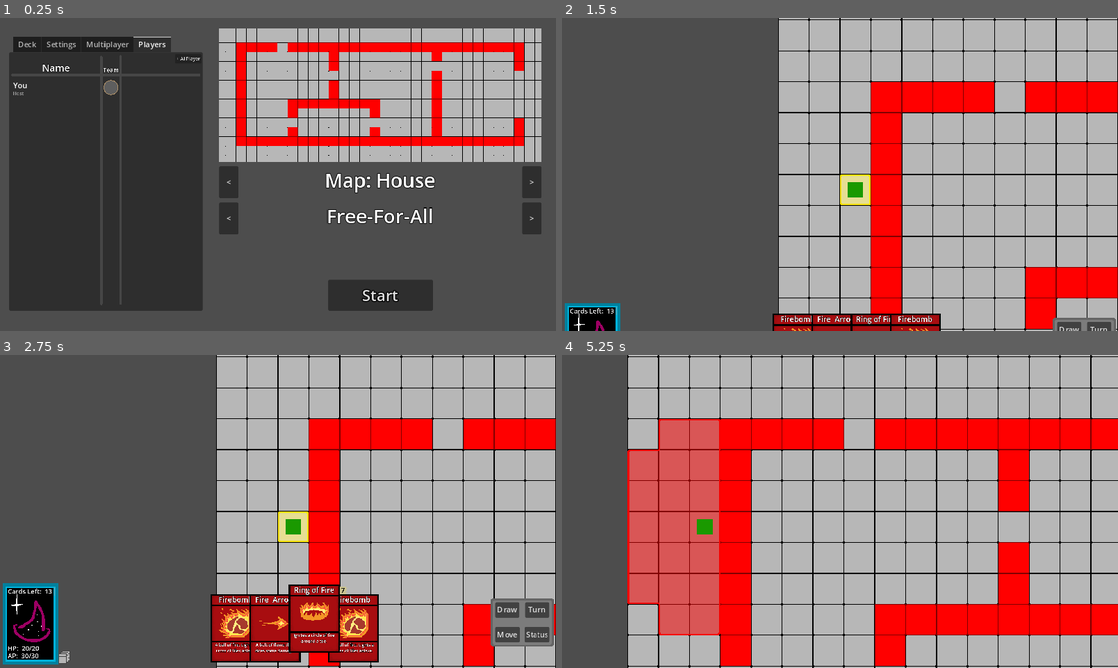
Above: before the commit, frames 1-4 (two rows, left to right).
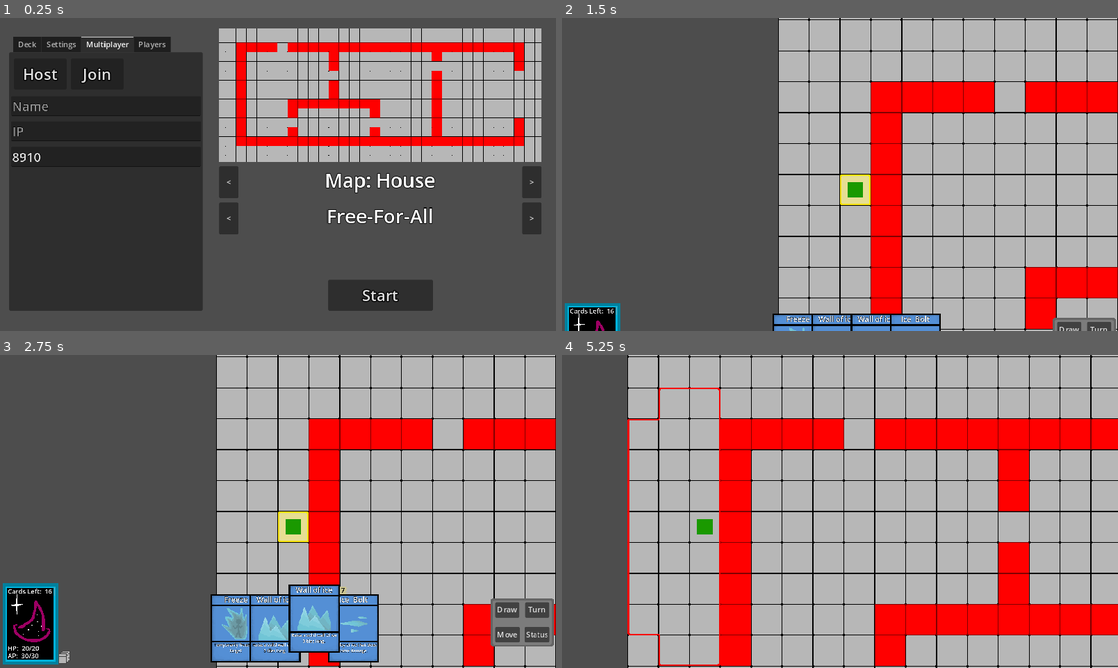
Above: after the commit, the same moments.

Repository: Ratatatang/Motes
Game: Godot game, scene res://Scenes/MainMenu/HostGameScreen.tscn
The game is run twice, just before and just after one commit, with the same random seed, the same clock (stepped at 60 frames per second) and the same inputs.
Inputs (mouse positions are in pixels of both pictures, inside the frame that each line leads up to):
- Up to frame 1 (0.25 s): no input
- Up to frame 2 (1.5 s): click "Start" at 0.5 s; drag from (851, 249) to (895, 105) at 1.27 s
- Up to frame 3 (2.75 s): tap Enter at 2 s; drag from (166, 527) to (289, 646) at 2.02 s
- Up to frame 4 (5.25 s): move the mouse to (895, 442) at 2.77 s; hold D (right) 2.78-3.5 s; hold R (rotate) 2.78-3.5 s; drag from (812, 574) to (673, 464) at 3.52 s; click (795, 630) at 4.25 s, where only the run before the commit has a clickable "[center]Firebomb[/center]"; tap Space (space) at 5 s; move the mouse to (1006, 558) at 5.02 s; press the mouse at (1006, 558) at 5.03 s; hold A (left) from 5.03 s (still down)

The runs differ from the first frame. In frame 1, 1.4% of the frame differs, in the area x 2-36%, y 6-48%; in frame 2, 1.3%; in frame 3, 5.8%; in frame 4, 10%, in the area x 11-29%, y 10-100%.

Commit message:
added Ice Wall & Ice Cards

Diff:
--- /dev/null
+++ b/Scenes/Combat/Board/Tiles/Effects/IceWall.tscn
@@ -0,0 +1,29 @@
+[gd_scene load_steps=4 format=3 uid="uid://crffnx11uaire"]
+
+[ext_resource type="Script" path="res://Scripts/Combat/TileEffects/IceWall.gd" id="1_kn32o"]
+[ext_resource type="Texture2D" uid="uid://cfvhisgn8wmx3" path="res://Assets/Board/FX/iceWall.png" id="2_l8et4"]
+
+[sub_resource type="SceneReplicationConfig" id="SceneReplicationConfig_m2mdx"]
+properties/0/path = NodePath(".:position")
+properties/0/spawn = true
+properties/0/replication_mode = 2
+properties/1/path = NodePath(".:duration")
+properties/1/spawn = false
+properties/1/replication_mode = 2
+properties/2/path = NodePath(".:health")
+properties/2/spawn = true
+properties/2/replication_mode = 2
+
+[node name="iceWall" type="Node2D"]
+script = ExtResource("1_kn32o")
+duration = null
+bias = null
+curHP = null
+maxHP = null
+
+[node name="iceWall" type="Sprite2D" parent="."]
+scale = Vector2(2, 2)
+texture = ExtResource("2_l8et4")
+
+[node name="MultiplayerSynchronizer" type="MultiplayerSynchronizer" parent="."]
+replication_config = SubResource("SceneReplicationConfig_m2mdx")
--- a/Scenes/MainMenu/HostGameScreen.tscn
+++ b/Scenes/MainMenu/HostGameScreen.tscn
@@ -25,7 +25,7 @@
 offset_top = -285.0
 offset_right = -156.0
 offset_bottom = 282.0
-current_tab = 3
+current_tab = 2
 
 [node name="Deck" type="TabBar" parent="SettingsTabs/TabContainer"]
 visible = false
@@ -60,7 +60,6 @@
 theme_override_font_sizes/font_size = 32
 
 [node name="Multiplayer" type="TabBar" parent="SettingsTabs/TabContainer"]
-visible = false
 layout_mode = 2
 theme_override_colors/font_outline_color = Color(0, 0, 0, 1)
 theme_override_constants/outline_size = 8
@@ -130,7 +129,32 @@
 text = "8910"
 placeholder_text = "Port"
 
+[node name="MaxPlayers" type="SpinBox" parent="SettingsTabs/TabContainer/Multiplayer"]
+visible = false
+layout_mode = 0
+offset_left = 23.0
+offset_top = 269.0
+offset_right = 106.063
+offset_bottom = 300.0
+min_value = 2.0
+max_value = 10.0
+value = 2.0
+
+[node name="MaxPlayerLabel" type="RichTextLabel" parent="SettingsTabs/TabContainer/Multiplayer"]
+visible = false
+layout_mode = 0
+offset_left = 11.0
+offset_top = 244.0
+offset_right = 245.0
+offset_bottom = 301.0
+scale = Vector2(0.4, 0.4)
+theme_override_colors/font_outline_color = Color(0, 0, 0, 1)
+theme_override_constants/outline_size = 5
+theme_override_font_sizes/normal_font_size = 40
+text = "Max Players"
+
 [node name="Players" type="TabBar" parent="SettingsTabs/TabContainer"]
+visible = false
 layout_mode = 2
 theme_override_colors/font_outline_color = Color(0, 0, 0, 1)
 theme_override_constants/outline_size = 8
--- a/Scripts/Cards/CardData/CardClass.gd
+++ b/Scripts/Cards/CardData/CardClass.gd
@@ -20,19 +20,19 @@
 
 var color : String
 
-var tileEffect = func (_tile: Vector2i, _entity: Entity, _selfEntity: Entity, currentRotation : int):
+var tileEffect = func (_tile: Vector2i, _entity: Entity, _selfEntity: Entity, currentRotation : int, _tileEffect : Array):
 	pass
 
-var enemyEffect = func (_tile: Vector2i, _entity: Entity, _selfEntity: Entity, currentRotation : int):
+var enemyEffect = func (_tile: Vector2i, _entity: Entity, _selfEntity: Entity, currentRotation : int, _tileEffect : Array):
 	pass
 
-var selfEffect = func (_tile: Vector2i, _entity: Entity, _selfEntity: Entity, currentRotation : int):
+var selfEffect = func (_tile: Vector2i, _entity: Entity, _selfEntity: Entity, currentRotation : int, _tileEffect : Array):
 	pass
 
-var allyEffect = func (_tile: Vector2i, _entity: Entity, _selfEntity: Entity, currentRotation : int):
+var allyEffect = func (_tile: Vector2i, _entity: Entity, _selfEntity: Entity, currentRotation : int, _tileEffect : Array):
 	pass
 
-var tileEffectEffect = func (_tile: Vector2i, _entity: Entity, _selfEntity: Entity, currentRotation : int):
+var tileDataEffect = func (_tile: Vector2i, _entity: Entity, _selfEntity: Entity, currentRotation : int, _tileEffect : Array):
 	pass
 
 func getElement() -> String:
--- a/Scripts/Cards/CardData/CardDirectory.json
+++ b/Scripts/Cards/CardData/CardDirectory.json
@@ -7,4 +7,8 @@
 	"Cauterize": "res://Scripts/Cards/CardData/Fire/Cauterize.gd",
 
 	"Freeze": "res://Scripts/Cards/CardData/Water/Freeze.gd",
+	"IceBolt": "res://Scripts/Cards/CardData/Water/IceBolt.gd",
+	"IcePillar": "res://Scripts/Cards/CardData/Water/IcePillar.gd",
+	"IceLance": "res://Scripts/Cards/CardData/Water/IceLance.gd",
+	"IceWall": "res://Scripts/Cards/CardData/Water/IceWall.gd",
 }
--- a/Scripts/Cards/CardData/Fire/Cauterize.gd
+++ b/Scripts/Cards/CardData/Fire/Cauterize.gd
@@ -12,7 +12,7 @@
 
 	AITags = ["Damage"]
 
-	enemyEffect = func (_tile: Vector2i, _entity: Entity, _selfEntity: Entity, currentRotation : int):
+	enemyEffect = func (_tile: Vector2i, _entity: Entity, _selfEntity: Entity, currentRotation : int, _tileEffect : Array):
 		if(_entity.curHP > _entity.maxHP/2):
 			_entity.damage(5, "Fire")
 		elif(_entity.curHP <= _entity.maxHP/2):
--- a/Scripts/Cards/CardData/Fire/FireArrow.gd
+++ b/Scripts/Cards/CardData/Fire/FireArrow.gd
@@ -4,16 +4,21 @@
 	super()
 	displayName = "Fire  Arrow"
 	name = "FireArrow"
-	description = "A bolt of flame that does some damage."
-	expandedDescription = "A bolt of flame.[/center]\n\n[center]Does 5 Fire damage to an enemy."
+	description = "An arrow of flame that does some damage."
+	expandedDescription = "An arrow of flame.[/center]\n\n[center]Does 5 Fire damage to an enemy."
 	castChance = 100
 	cost = 3
-	range = 3
+	range = 4
 
 	AITags = ["Damage"]
 
-	enemyEffect = func (_tile: Vector2i, _entity: Entity, _selfEntity: Entity, currentRotation : int):
+	enemyEffect = func (_tile: Vector2i, _entity: Entity, _selfEntity: Entity, currentRotation : int, _tileEffect : Array):
 		_entity.damage(5, "Fire")
 
-	targeting = [enemyEffect]
-	validTargets = ["Enemy"]
+	tileDataEffect = func (_tile: Vector2i, _entity: Entity, _selfEntity: Entity, currentRotation : int, _tileEffect : Array):
+		for effect in _tileEffect:
+			if effect.destructable:
+				effect.damage(5, "Water")
+
+	targeting = [enemyEffect, tileDataEffect]
+	validTargets = ["Enemy", "Destructable"]
--- a/Scripts/Cards/CardData/Fire/Firebomb.gd
+++ b/Scripts/Cards/CardData/Fire/Firebomb.gd
@@ -14,7 +14,7 @@
 
 	AITags = ["Damage", "Ignite"]
 
-	tileEffect = func (_tile: Vector2i, _entity: Entity, _selfEntity: Entity, currentRotation : int):
+	tileEffect = func (_tile: Vector2i, _entity: Entity, _selfEntity: Entity, currentRotation : int, _tileEffect : Array):
 		for tileIteration in areaOfEffect:
 			if(_selfEntity.canTargetTile(_tile+tileIteration, validTargets, false)):
 				MasterInfo.currentLevelMap.setTileData(_tile+tileIteration, "res://Scenes/Combat/Board/Tiles/Effects/orangeFlame.tscn")
--- a/Scripts/Cards/CardData/Fire/Firewall.gd
+++ b/Scripts/Cards/CardData/Fire/Firewall.gd
@@ -15,7 +15,7 @@
 
 	AITags = ["Damage", "Ignite"]
 
-	tileEffect = func (_tile: Vector2i, _entity: Entity, _selfEntity: Entity, currentRotation : int):
+	tileEffect = func (_tile: Vector2i, _entity: Entity, _selfEntity: Entity, currentRotation : int, _tileEffect : Array):
 		for tileIteration in areaOfEffect[currentRotation]:
 			if(_selfEntity.canTargetTile(_tile+tileIteration, validTargets, false)):
 				MasterInfo.currentLevelMap.setTileData(_tile+tileIteration, "res://Scenes/Combat/Board/Tiles/Effects/orangeFlame.tscn")
--- a/Scripts/Cards/CardData/Fire/Ignite.gd
+++ b/Scripts/Cards/CardData/Fire/Ignite.gd
@@ -12,7 +12,7 @@
 
 	AITags = ["Damage", "Ignite"]
 
-	tileEffect = func (_tile: Vector2i, _entity: Entity, _selfEntity: Entity, currentRotation : int):
+	tileEffect = func (_tile: Vector2i, _entity: Entity, _selfEntity: Entity, currentRotation : int, _tileEffect : Array):
 		MasterInfo.currentLevelMap.setTileData(_tile, "res://Scenes/Combat/Board/Tiles/Effects/orangeFlame.tscn")
 
 	targeting = [tileEffect]
--- a/Scripts/Cards/CardData/Fire/RingOfFire.gd
+++ b/Scripts/Cards/CardData/Fire/RingOfFire.gd
@@ -14,7 +14,7 @@
 
 	AITags = ["Damage", "Ignite"]
 
-	tileEffect = func (_tile: Vector2i, _entity: Entity, _selfEntity: Entity, currentRotation : int):
+	tileEffect = func (_tile: Vector2i, _entity: Entity, _selfEntity: Entity, currentRotation : int, _tileEffect : Array):
 		for tileIteration in areaOfEffect:
 			if(_selfEntity.canTargetTile(_tile+tileIteration, validTargets, false)):
 				MasterInfo.currentLevelMap.setTileData(_tile+tileIteration, "res://Scenes/Combat/Board/Tiles/Effects/orangeFlame.tscn")
--- a/Scripts/Cards/CardData/Water/Freeze.gd
+++ b/Scripts/Cards/CardData/Water/Freeze.gd
@@ -12,7 +12,7 @@
 
 	AITags = ["Damage", "Freeze"]
 
-	tileEffect = func (_tile: Vector2i, _entity: Entity, _selfEntity: Entity, currentRotation : int):
+	tileEffect = func (_tile: Vector2i, _entity: Entity, _selfEntity: Entity, currentRotation : int, _tileEffect : Array):
 		pass
 
 	targeting = [enemyEffect]
--- /dev/null
+++ b/Scripts/Cards/CardData/Water/IceBolt.gd
@@ -0,0 +1,24 @@
+extends WaterCard
+
+func _init():
+	super()
+	displayName = "Ice  Bolt"
+	name = "IceBolt"
+	description = "A volley of ice that does some damage."
+	expandedDescription = "A volley of ice.[/center]\n\n[center]Does 5 Water damage to an enemy."
+	castChance = 100
+	cost = 3
+	range = 4
+
+	AITags = ["Damage"]
+
+	enemyEffect = func (_tile: Vector2i, _entity: Entity, _selfEntity: Entity, currentRotation : int, _tileEffect : Array):
+		_entity.damage(5, "Water")
+
+	tileDataEffect = func (_tile: Vector2i, _entity: Entity, _selfEntity: Entity, currentRotation : int, _tileEffect : Array):
+		for effect in _tileEffect:
+			if effect.destructable:
+				effect.damage(5, "Water")
+
+	targeting = [enemyEffect, tileDataEffect]
+	validTargets = ["Enemy", "Destructable"]
--- /dev/null
+++ b/Scripts/Cards/CardData/Water/IceLance.gd
@@ -0,0 +1,24 @@
+extends WaterCard
+
+func _init():
+	super()
+	displayName = "Icicle  Lance"
+	name = "IceLance"
+	description = "A long spear of ice that inflicts heavy damage."
+	expandedDescription = "A long spear of ice.[/center]\n\n[center]Does 8 Water damage to an enemy."
+	castChance = 100
+	cost = 6
+	range = 4
+
+	AITags = ["Damage"]
+
+	enemyEffect = func (_tile: Vector2i, _entity: Entity, _selfEntity: Entity, currentRotation : int, _tileEffect : Array):
+		_entity.damage(8, "Water")
+
+	tileDataEffect = func (_tile: Vector2i, _entity: Entity, _selfEntity: Entity, currentRotation : int, _tileEffect : Array):
+		for effect in _tileEffect:
+			if effect.destructable:
+				effect.damage(5, "Water")
+
+	targeting = [enemyEffect, tileDataEffect]
+	validTargets = ["Enemy", "Destructable"]
--- /dev/null
+++ b/Scripts/Cards/CardData/Water/IcePillar.gd
@@ -0,0 +1,19 @@
+extends WaterCard
+
+func _init():
+	super()
+	displayName = "Ice  Pillar"
+	name = "IcePillar"
+	description = "Raise a pillar of ice to block off a tile."
+	expandedDescription = "Raises a pillar of ice.\n\nThe pillar is an impassable wall that will last for 5 turns."
+	castChance = 100
+	cost = 4
+	range = 4
+
+	AITags = ["Wall"]
+
+	tileEffect = func (_tile: Vector2i, _entity: Entity, _selfEntity: Entity, currentRotation : int, _tileEffect : Array):
+		MasterInfo.currentLevelMap.setTileData(_tile, "res://Scenes/Combat/Board/Tiles/Effects/IceWall.tscn")
+
+	targeting = [tileEffect]
+	validTargets = ["Tile"]
--- /dev/null
+++ b/Scripts/Cards/CardData/Water/IceWall.gd
@@ -0,0 +1,24 @@
+extends WaterCard
+
+func _init():
+	super()
+	displayName = "Wall of ice"
+	name = "IceWall"
+	description = "Raise a solid wall of ice 3 tiles long."
+	expandedDescription = "Raises a pillar of ice.\n\nThe pillar is an impassable wall that will last for 5 turns."
+	castChance = 100
+	cost = 7
+	range = 4
+
+	AOERotations = true
+	areaOfEffect = [[Vector2i.ZERO, Vector2i(0, 1), Vector2i(0, -1)], [Vector2i.ZERO, Vector2i(1, 0), Vector2i(-1, 0)]]
+
+	AITags = ["Wall"]
+
+	tileEffect = func (_tile: Vector2i, _entity: Entity, _selfEntity: Entity, currentRotation : int, _tileEffect : Array):
+		for tileIteration in areaOfEffect[currentRotation]:
+			if(_selfEntity.canTargetTile(_tile+tileIteration, validTargets, false)):
+				MasterInfo.currentLevelMap.setTileData(_tile+tileIteration, "res://Scenes/Combat/Board/Tiles/Effects/IceWall.tscn")
+
+	targeting = [tileEffect]
+	validTargets = ["Tile"]
--- a/Scripts/Combat/Board/BoardFX.gd
+++ b/Scripts/Combat/Board/BoardFX.gd
@@ -138,7 +138,10 @@
 	loadedData.position = (pos*64)+Vector2i(32, 32)
 
 func getTileData(pos):
-	return dataGrid[pos]
+	if entityGrid.has(pos):
+		return dataGrid[pos]
+	else:
+		return null
 
 @rpc("any_peer")
 func removeTileEntity(entity):
--- a/Scripts/Combat/CombatServices.gd
+++ b/Scripts/Combat/CombatServices.gd
@@ -81,6 +81,11 @@
 				for effect in %Environment.getTileData(tilePos):
 					tileBias += effect.bias
 
+					if effect.impassable:
+						AStarGrid.set_point_solid(tilePos)
+						AStarGridAI.set_point_solid(tilePos)
+						AStarGridAIPassable.set_point_solid(tilePos)
+
 				AStarGridAI.set_point_weight_scale(tilePos, tileBias)
 				AStarGridAIPassable.set_point_weight_scale(tilePos, tileBias)
 
@@ -232,14 +237,24 @@
 			if(enoughAP(card.cost)):
 				decrementAP(card.cost)
 
+				#%AnimationCard.passData(card)
+				#%ScreenAnimations.play("useCard")
+
 				useCard(tilePos, selectedCharacter, card)
-				%Combat.cardUsed(card.packageToDict())
 
 				getHand().erase(card)
 
 func useCard(tilePos, entity, card, rotation = areaRotation):
+	var tileEntity = %Environment.getTileEntity(tilePos)
+	var tileData = %Environment.getTileData(tilePos)
+
+	if tileEntity == null:
+		tileEntity = load("res://Scenes/Combat/Board/Entities/Player.tscn").instantiate()
+	if tileData == null:
+		tileData = []
+
 	for target in card.targeting:
-		target.call(tilePos, %Environment.getTileEntity(tilePos), entity, rotation)
+		target.call(tilePos, tileEntity, entity, rotation, tileData)
 		%UI.updateAPLabel()
 		%UI.updateHPLabel()
 
--- a/Scripts/Combat/Entities/EntityClass.gd
+++ b/Scripts/Combat/Entities/EntityClass.gd
@@ -131,9 +131,18 @@
 
 		elif(target == "Enemy"):
 			var tileEntity = map.getTileEntity(point)
+
 			if(tileEntity != null):
 				if(tileEntity.team != team):
 					return true
+
+		elif(target == "Destructable"):
+			var tileEffects = map.getTileData(point)
+
+			if tileEffects != null:
+				for effect in tileEffects:
+					if effect.destructable:
+						return true
 
 	return false
 
--- a/Scripts/Combat/Entities/PlayerData/PlayerClass.gd
+++ b/Scripts/Combat/Entities/PlayerData/PlayerClass.gd
@@ -4,8 +4,8 @@
 @onready var line = $Line2D
 
 func _init():
-	deck = ["Ignite", "Ignite", "Ignite", "Ignite", "Ignite", "FireArrow", "FireArrow", "FireArrow", "FireArrow", "FireArrow", "Firebomb", "Firebomb", "Firebomb", "RingOfFire", "RingOfFire", "Firewall", "Firewall"]
-	#deck = ["Freeze", "Freeze", "Freeze", "Freeze", "Freeze", "Freeze", "Freeze", "Freeze", "Freeze", "Freeze", "Freeze", "Freeze", "Freeze", "Freeze", "Freeze"]
+	#deck = ["Ignite", "Ignite", "Ignite", "Ignite", "Ignite", "FireArrow", "FireArrow", "FireArrow", "FireArrow", "FireArrow", "Firebomb", "Firebomb", "Firebomb", "RingOfFire", "RingOfFire", "Firewall", "Firewall"]
+	deck = ["Freeze", "Freeze", "Freeze", "Freeze", "Freeze", "IcePillar", "IcePillar", "IcePillar", "IcePillar", "IcePillar", "IceBolt", "IceBolt", "IceBolt", "IceBolt", "IceBolt", "IceWall", "IceWall", "IceWall", "IceWall", "IceWall"]
 	maxHandSize = 8
 	maxAP = 30
 	maxHP = 20
--- a/Scripts/Combat/Master.gd
+++ b/Scripts/Combat/Master.gd
@@ -1 +1,5 @@
-extends Node2D
+extends TileEffect
+
+func _init():
+	effectName = "Ice Wall"
+	impassable = true
--- a/Scripts/Combat/TileEffects/Burning.gd
+++ b/Scripts/Combat/TileEffects/Burning.gd
@@ -3,6 +3,7 @@
 func _init():
 	effectName = "Burning"
 	bias = 5
+	duration = 3
 
 func _onSet(entity):
 	entity.giveStatus("res://Scenes/Combat/Board/Entities/StatusEffects/onFire.tscn")
--- /dev/null
+++ b/Scripts/Combat/TileEffects/IceWall.gd
@@ -0,0 +1,9 @@
+extends TileEffect
+
+func _init():
+	effectName = "Ice Wall"
+	impassable = true
+	destructable = true
+	duration = 3
+	curHP = 15
+	maxHP = 15
--- a/Scripts/Combat/TileEffects/TileEffect.gd
+++ b/Scripts/Combat/TileEffects/TileEffect.gd
@@ -5,6 +5,11 @@
 
 @export var duration : int
 @export var bias : int = 0
+@export var curHP : int
+@export var maxHP : int
+
+var impassable = false
+var destructable = false
 
 func merge(data):
 	pass
@@ -17,3 +22,11 @@
 
 func _walkedOn(entity):
 	pass
+
+func damage(damageAmount, type) -> void:
+	curHP -= damageAmount
+	GlobalFX.displayDamageNumber(damageAmount, global_position, type)
+
+	if(curHP <= 0):
+		curHP = 0
+		queue_free()
--- a/Scripts/Global/GlobalFX.gd
+++ b/Scripts/Global/GlobalFX.gd
@@ -5,6 +5,7 @@
 	null: ["#FFFFFF", "#000000"],
 	"None": ["#FFFFFF", "#000000"],
 	"Fire": ["#D98321", "#000000"],
+	"Water": ["#71C5D6", "#000000"]
 }
 
 @rpc("any_peer")
Binary file added: Assets/Board/FX/iceWall.png
Not shown, added: Assets/Board/FX/iceWall.png.import
Binary file added: Assets/Cards/CardImages/Water/IceBolt.png
Not shown, added: Assets/Cards/CardImages/Water/IceBolt.png.import
Binary file added: Assets/Cards/CardImages/Water/IcePillar.png
Not shown, added: Assets/Cards/CardImages/Water/IcePillar.png.import
Binary file added: Assets/Cards/CardImages/Water/IceWall.png
Not shown, added: Assets/Cards/CardImages/Water/IceWall.png.import
